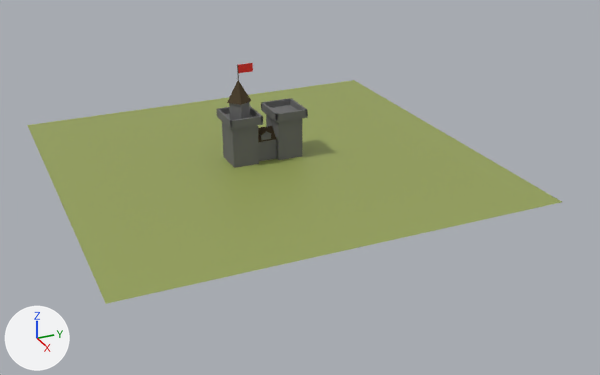
Two versions of the Blender file Introducao/castle/untitled.blend, one commit apart.
Camera for both pictures: a 50 mm lens placed at (34.7, -13.7, 14.8), pointed at (2.6, 0.8, -1.2). Every picture has the same lights, and +X, +Y and +Z are marked at lower left.

Script lines for the objects in view, before the commit:
```python
ob_grass = bpy.data.objects.new('grass', me_plane)
ob_grass.location = (0.41, 0.0, -0.5)
ob_grass.scale = (9.6, 9.77, 1.0)
ob_lbase = bpy.data.objects.new('Lbase', me_cube_001)
ob_lbase.location = (0.0, 1.13, 0.5)
ob_lroof_001 = bpy.data.objects.new('Lroof.001', me_cube_010)
ob_lroof_001.location = (0.0, 1.13, 1.56)
ob_lroofbarrearback = bpy.data.objects.new('LroofBarrearBack', me_cube_016)
ob_lroofbarrearback.location = (-0.9, 1.13, 1.76)
ob_lroofbarrearfront = bpy.data.objects.new('LroofBarrearFront', me_cube_013)
ob_lroofbarrearfront.location = (0.9, 1.13, 1.76)
ob_lroofbarrearleft = bpy.data.objects.new('LroofBarrearLeft', me_cube_017)
ob_lroofbarrearleft.location = (0.0, 0.38, 1.76)
ob_lroofbarrearright = bpy.data.objects.new('LroofBarrearRight', me_cube_018)
ob_lroofbarrearright.location = (0.0, 1.88, 1.76)
ob_mbase = bpy.data.objects.new('Mbase', me_cube)
ob_mbase.location = (0.0, 0.0, 0.0)
ob_rbase = bpy.data.objects.new('Rbase', me_cube_003)
ob_rbase.location = (0.0, -1.13, 0.5)
```
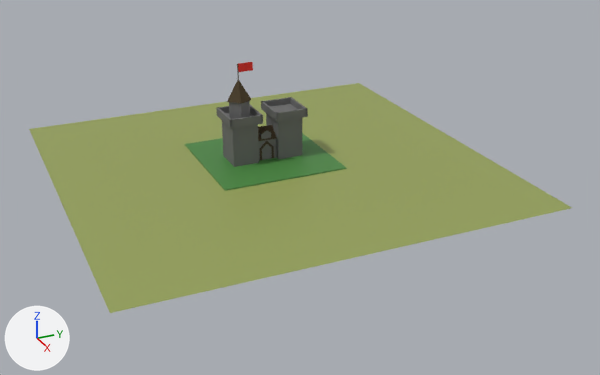
Location of each change, (x1, y1, x2, y2) in pixels of the pictures (600 x 375 px):
'grass', moved: before (28, 80, 562, 304); after (29, 83, 572, 313)
'ground', added (green): after (185, 133, 347, 191)
'Rbase', moved: before (222, 122, 259, 168); after (222, 121, 259, 167)
'Lbase', moved: before (266, 115, 302, 160); after (266, 113, 302, 159)
'Mbase', moved: before (258, 140, 276, 161); after (258, 139, 276, 160)
'roof.001', moved: before (227, 81, 251, 105); after (227, 80, 251, 103)
'base.001', moved: before (229, 102, 250, 120); after (229, 101, 250, 119)
'Lroof.001', moved: before (261, 105, 308, 122); after (261, 104, 308, 121)
'LroofBarrearFront', moved: before (275, 109, 308, 120); after (275, 108, 308, 119)
'LroofBarrearBack', moved: before (261, 98, 292, 109); after (261, 97, 290, 108)
'Rroof', moved: before (217, 114, 263, 129); after (217, 113, 263, 128)
'Roof', moved: before (258, 126, 276, 142); after (258, 125, 276, 141)
'standart', moved: before (238, 63, 253, 73); after (238, 62, 253, 72)
'LroofBarrearLeft', moved: before (261, 103, 278, 120); after (261, 101, 278, 118)
'RroofBarrearLeft', moved: before (217, 109, 232, 127); after (217, 108, 232, 126)
'LroofBarrearRight', moved: before (290, 99, 308, 116); after (290, 97, 308, 115)
'RroofBarrearRight', moved: before (250, 106, 263, 123); after (250, 105, 262, 120)
'base', moved: before (260, 133, 271, 140); after (260, 132, 271, 139)
'RroofBarrearBack', moved: before (217, 107, 230, 114); after (216, 106, 230, 113)
'Lroof', moved: before (259, 127, 266, 135); after (259, 126, 266, 134)
'baston', moved: before (237, 65, 239, 81); after (237, 64, 239, 80)

What changed in the scene script:
```text
Change ob_grass:
    ob_grass.location: (0.41, 0.0, -0.5) -> (1.05, 0.0, -0.5)
Change ob_lbase:
    add ob_lbase.parent = ob_ground
    add ob_lbase.matrix_parent_inverse = Matrix(((0.333, 0.0, 0.0, 0.0), (0.0, 0.333, 0.0, 0.0), (0.0, 0.0, 20.0, 4.9), (0.0, 0.0, 0.0, 1.0)))
Change ob_lroof_001:
    ob_lroof_001.location: (0.0, 1.13, 1.56) -> (0.0, 1.13, 1.867)
Change ob_lroofbarrearback:
    add ob_lroofbarrearback.parent = ob_ground
    add ob_lroofbarrearback.matrix_parent_inverse = Matrix(((0.333, 0.0, 0.0, 0.0), (0.0, 0.333, 0.0, 0.0), (0.0, 0.0, 20.0, 4.9), (0.0, 0.0, 0.0, 1.0)))
    ob_lroofbarrearback.location: (-0.9, 1.13, 1.76) -> (-0.9, 1.13, 2.067)
Change ob_lroofbarrearfront:
    add ob_lroofbarrearfront.parent = ob_ground
    add ob_lroofbarrearfront.matrix_parent_inverse = Matrix(((0.333, 0.0, 0.0, 0.0), (0.0, 0.333, 0.0, 0.0), (0.0, 0.0, 20.0, 4.9), (0.0, 0.0, 0.0, 1.0)))
    ob_lroofbarrearfront.location: (0.9, 1.13, 1.76) -> (0.9, 1.13, 2.067)
Change ob_lroofbarrearleft:
    ob_lroofbarrearleft.location: (0.0, 0.38, 1.76) -> (0.0, 0.38, 2.067)
Change ob_lroofbarrearright:
    add ob_lroofbarrearright.parent = ob_ground
    add ob_lroofbarrearright.matrix_parent_inverse = Matrix(((0.333, 0.0, 0.0, 0.0), (0.0, 0.333, 0.0, 0.0), (0.0, 0.0, 20.0, 4.9), (0.0, 0.0, 0.0, 1.0)))
Change ob_base_001:
    add ob_base_001.parent = ob_ground
    add ob_base_001.matrix_parent_inverse = Matrix(((0.333, 0.0, 0.0, 0.0), (0.0, 0.333, 0.0, 0.0), (0.0, 0.0, 20.0, 4.9), (0.0, 0.0, 0.0, 1.0)))
Change ob_roof_001:
    add ob_roof_001.parent = ob_ground
    add ob_roof_001.matrix_parent_inverse = Matrix(((0.333, 0.0, 0.0, 0.0), (0.0, 0.333, 0.0, 0.0), (0.0, 0.0, 20.0, 4.9), (0.0, 0.0, 0.0, 1.0)))
    ob_roof_001.location: (0.0, -1.15, 2.986) -> (0.0, -1.15, 3.293)
Change ob_baston:
    add ob_baston.parent = ob_ground
    add ob_baston.matrix_parent_inverse = Matrix(((0.333, 0.0, 0.0, 0.0), (0.0, 0.333, 0.0, 0.0), (0.0, 0.0, 20.0, 4.9), (0.0, 0.0, 0.0, 1.0)))
Change ob_standart:
    add ob_standart.parent = ob_ground
    add ob_standart.matrix_parent_inverse = Matrix(((0.333, 0.0, 0.0, 0.0), (0.0, 0.333, 0.0, 0.0), (0.0, 0.0, 20.0, 4.9), (0.0, 0.0, 0.0, 1.0)))
    ob_standart.location: (0.0, -0.775, 4.0) -> (0.0, -0.775, 4.307)
Change ob_mbase:
    add ob_mbase.parent = ob_ground
    add ob_mbase.matrix_parent_inverse = Matrix(((0.333, 0.0, 0.0, 0.0), (0.0, 0.333, 0.0, 0.0), (0.0, 0.0, 20.0, 4.9), (0.0, 0.0, 0.0, 1.0)))
Change ob_roof:
    add ob_roof.parent = ob_ground
    add ob_roof.matrix_parent_inverse = Matrix(((0.333, 0.0, 0.0, 0.0), (0.0, 0.333, 0.0, 0.0), (0.0, 0.0, 20.0, 4.9), (0.0, 0.0, 0.0, 1.0)))
    ob_roof.location: (0.0, 0.0, 0.75) -> (0.0, 0.0, 1.057)
Change ob_base:
    add ob_base.parent = ob_ground
    add ob_base.matrix_parent_inverse = Matrix(((0.333, 0.0, 0.0, 0.0), (0.0, 0.333, 0.0, 0.0), (0.0, 0.0, 20.0, 4.9), (0.0, 0.0, 0.0, 1.0)))
Change ob_lroof:
    add ob_lroof.parent = ob_ground
    add ob_lroof.matrix_parent_inverse = Matrix(((0.333, 0.0, 0.0, 0.0), (0.0, 0.333, 0.0, 0.0), (0.0, 0.0, 20.0, 4.9), (0.0, 0.0, 0.0, 1.0)))
Change ob_rroof_001:
    add ob_rroof_001.parent = ob_ground
    add ob_rroof_001.matrix_parent_inverse = Matrix(((0.333, 0.0, 0.0, 0.0), (0.0, 0.333, 0.0, 0.0), (0.0, 0.0, 20.0, 4.9), (0.0, 0.0, 0.0, 1.0)))
Change ob_rbase:
    add ob_rbase.parent = ob_ground
    add ob_rbase.matrix_parent_inverse = Matrix(((0.333, 0.0, 0.0, 0.0), (0.0, 0.333, 0.0, 0.0), (0.0, 0.0, 20.0, 4.9), (0.0, 0.0, 0.0, 1.0)))
Change ob_rroof:
    add ob_rroof.parent = ob_ground
    add ob_rroof.matrix_parent_inverse = Matrix(((0.333, 0.0, 0.0, 0.0), (0.0, 0.333, 0.0, 0.0), (0.0, 0.0, 20.0, 4.9), (0.0, 0.0, 0.0, 1.0)))
    ob_rroof.location: (0.0, -1.13, 1.56) -> (0.0, -1.13, 1.867)
Change ob_rroofbarrearback:
    add ob_rroofbarrearback.parent = ob_ground
    add ob_rroofbarrearback.matrix_parent_inverse = Matrix(((0.333, 0.0, 0.0, 0.0), (0.0, 0.333, 0.0, 0.0), (0.0, 0.0, 20.0, 4.9), (0.0, 0.0, 0.0, 1.0)))
Change ob_rroofbarrearleft:
    add ob_rroofbarrearleft.parent = ob_ground
    add ob_rroofbarrearleft.matrix_parent_inverse = Matrix(((0.333, 0.0, 0.0, 0.0), (0.0, 0.333, 0.0, 0.0), (0.0, 0.0, 20.0, 4.9), (0.0, 0.0, 0.0, 1.0)))
Change ob_rroofbarrearright:
    add ob_rroofbarrearright.parent = ob_ground
    add ob_rroofbarrearright.matrix_parent_inverse = Matrix(((0.333, 0.0, 0.0, 0.0), (0.0, 0.333, 0.0, 0.0), (0.0, 0.0, 20.0, 4.9), (0.0, 0.0, 0.0, 1.0)))
Add ob_ground:
    ob_ground = bpy.data.objects.new('ground', me_cube_023)  # a box spanning x -1.0..1.0, y -1.0..1.0, z -1.0..1.0; in mat_darkgrass (green #4b8942)
    ob_ground.location = (0.0, 0.0, -0.5)
    ob_ground.rotation_euler = (0.0, 0.0, 0.000301)  # degrees (0, 0, 0)
    ob_ground.scale = (3.0, 3.0, 0.05)
```
